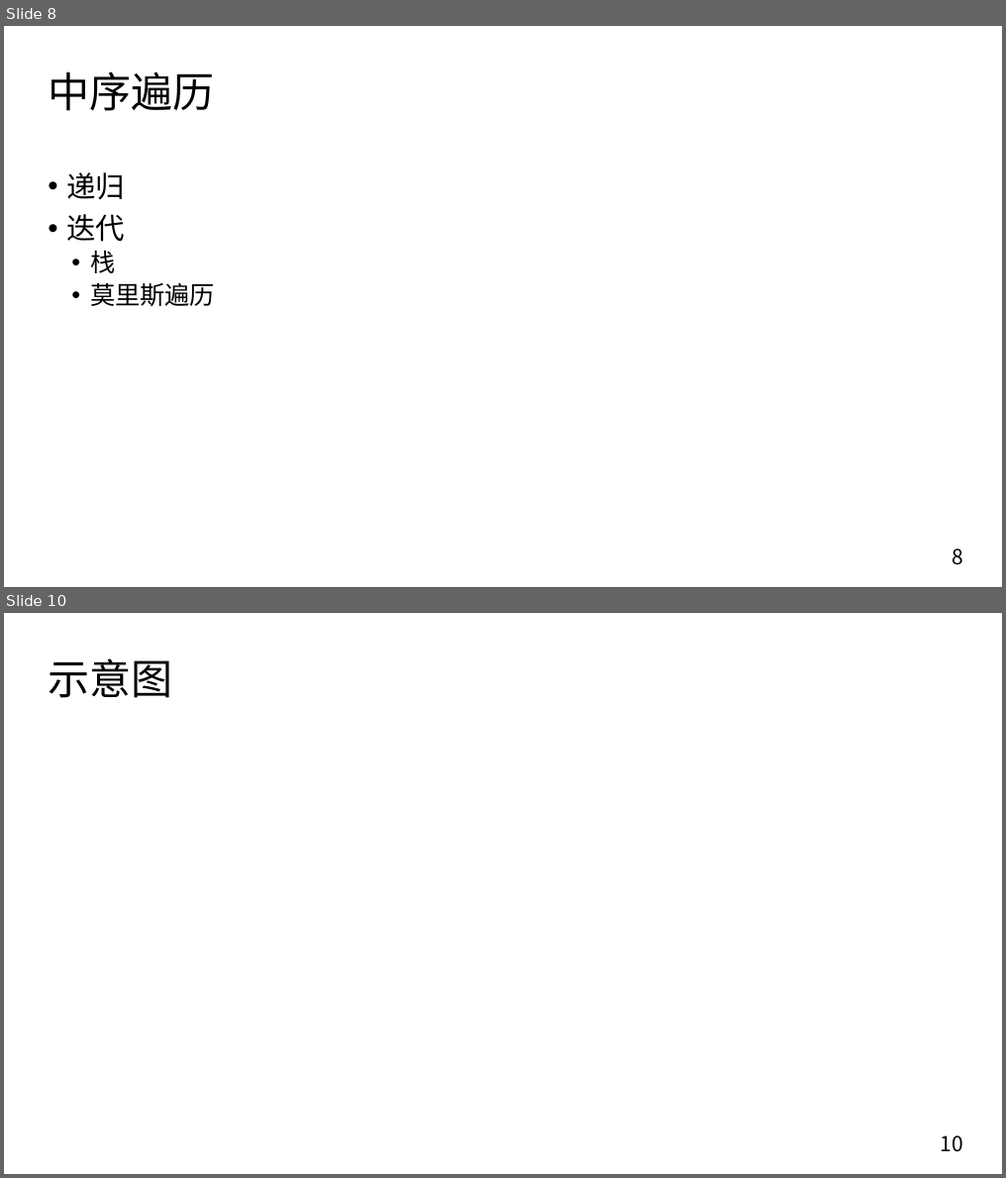
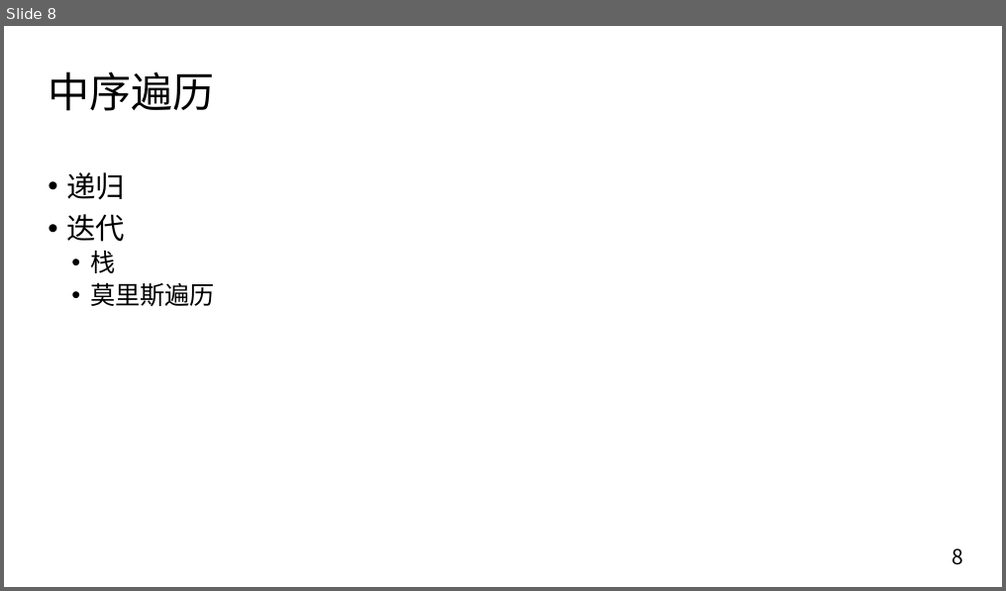
Before and after one commit to Hansimov/cs-notes, a slide deck: cs-seminar/算法与数据结构/树/树.pptx. Shown one above the other, each under a label of ours: slides 8 and 10 before the commit, slide 8 after it; the slides between them are not shown. The pictures are 1006x1178 and 1006x591 pixels, drawn with LibreOffice and Linux fonts; fonts in the diff are those of the drawing. Boxes give left, top, right and bottom in pixels: in the first picture for what was removed or moved away, otherwise in the second. Text is boxed around its words. In the diff, an @@ line names an element or a change of style, - is before the commit and + after.

```diff
--- a/cs-seminar/算法与数据结构/树/树.pptx
+++ b/cs-seminar/算法与数据结构/树/树.pptx
@@ slide 10 removed at (x1=4, y1=613, x2=1002, y2=1174), background #FFFFFF @@
@@ title removed at (x1=48, y1=659, x2=172, y2=698) @@
-示意图
@@ page number removed at (x1=941, y1=1136, x2=963, y2=1153) @@
-10
```
Also in this commit, not shown: 3 slides changed, 4 slides added, 7 other files.
